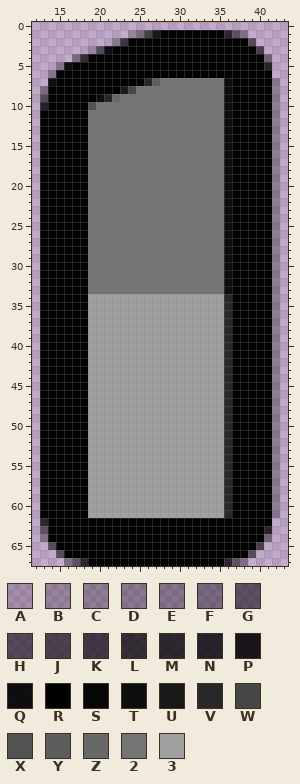
Two states of a sprite sheet, unity/Assets/Sprites/BombCounter/red_bomb_timer_1.png. The first picture shows the starting point.
The file is 56x68 pixels. Pixels under 10% opacity are left out. Colours within 5 levels of each other are drawn and written as one. Shown: x 12..43, y 0..67.
Palette (. is transparent): A #00000029  B #0000003a  C #00000045  D #0000004b  E #00000053  F #00000062  G #00000086  H #00000090  J #0000009c  K #000000a9  L #000000ba  M #000000c3  N #000000cb  P #000000de  Q #000000ea  R #000000  S #060606  T #0e0e0e  U #191919  V #282828  W #464646  X #525252  Y #5d5d5d  Z #686868  2 #747474  3 #a0a0a0
The same view after the edit:
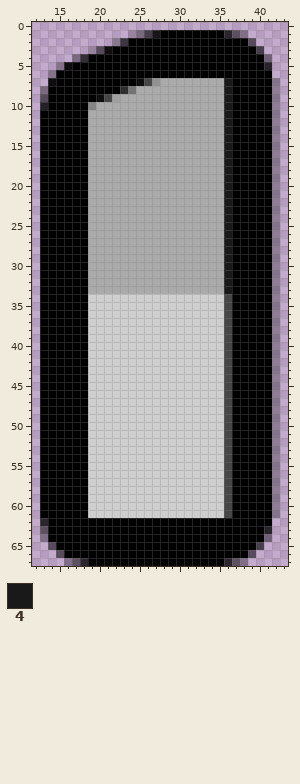
Colours new in this view: 4 #191919
Difference:
@@ palette @@
-2 #747474
+2 #aaaaaa
-3 #a0a0a0
+3 #cecece
-U #191919
+U #2e2e2e
-V #282828
+V #464646
-W #464646
+W #747474
-X #525252
+X #848484
-Y #5d5d5d
+Y #929292
-Z #686868
+Z #a0a0a0
@@ x 23..38 @@
  6 RRRRRRRRRRRRRRRR
- 7 RRSVY22222222TRR
- 8 UW22222222222TRR
- 9 2222222222222TRR
-10 2222222222222TRR
-11 2222222222222TRR
-12 2222222222222TRR
-13 2222222222222TRR
-14 2222222222222TRR
-15 2222222222222TRR
-16 2222222222222TRR
-17 2222222222222TRR
-18 2222222222222TRR
-19 2222222222222TRR
-20 2222222222222TRR
-21 2222222222222TRR
-22 2222222222222TRR
-23 2222222222222TRR
-24 2222222222222TRR
-25 2222222222222TRR
-26 2222222222222TRR
-27 2222222222222TRR
-28 2222222222222TRR
-29 2222222222222TRR
-30 2222222222222TRR
-31 2222222222222TRR
-32 2222222222222TRR
-33 2222222222222TRR
+ 7 RRTVY222222224RR
+ 8 UW222222222224RR
+ 9 22222222222224RR
+10 22222222222224RR
+11 22222222222224RR
+12 22222222222224RR
+13 22222222222224RR
+14 22222222222224RR
+15 22222222222224RR
+16 22222222222224RR
+17 22222222222224RR
+18 22222222222224RR
+19 22222222222224RR
+20 22222222222224RR
+21 22222222222224RR
+22 22222222222224RR
+23 22222222222224RR
+24 22222222222224RR
+25 22222222222224RR
+26 22222222222224RR
+27 22222222222224RR
+28 22222222222224RR
+29 22222222222224RR
+30 22222222222224RR
+31 22222222222224RR
+32 22222222222224RR
+33 22222222222224RR
 34 3333333333333VRR
Where, in picture pixels (left, top, right, bottom), the same in both pictures:
changed: (88, 78, 232, 518)
